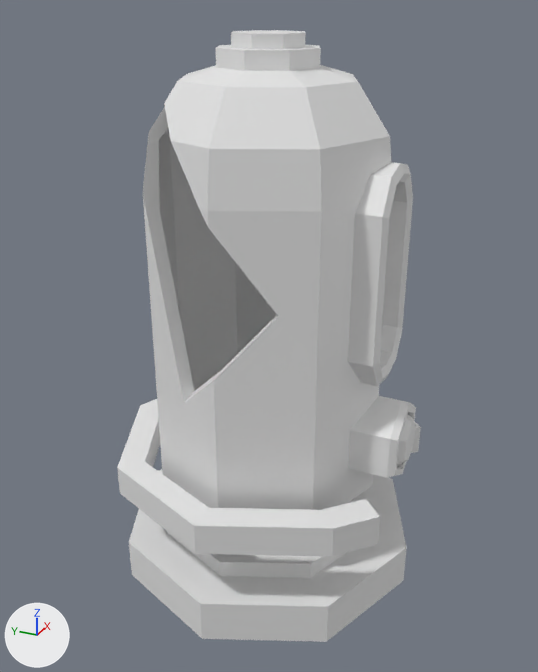
The FBX model Assets/Project/Visuals/Models/DestroyerObjects/qubix_props_animation_battery_Vedin_001.fbx, before and after one commit.
The view is the same before and after, from a camera (50 mm lens) standing at (-1.065, -0.48, 0.973) and looking at (-0.006, -0.003, 0.444). Arrows for +X, +Y and +Z are at lower left; the lights stay in place. Where no turn or scale is listed for an object, it has been applied to the vertices.

The first picture shows 'battery', 'battery_6', 'battery_7', 'battery_8', 'battery_fracturepart1_1', 'battery_fracturepart3', 'battery_fracturepart4', 'battery_fracturepart5', 'battery_fracturepart7'.
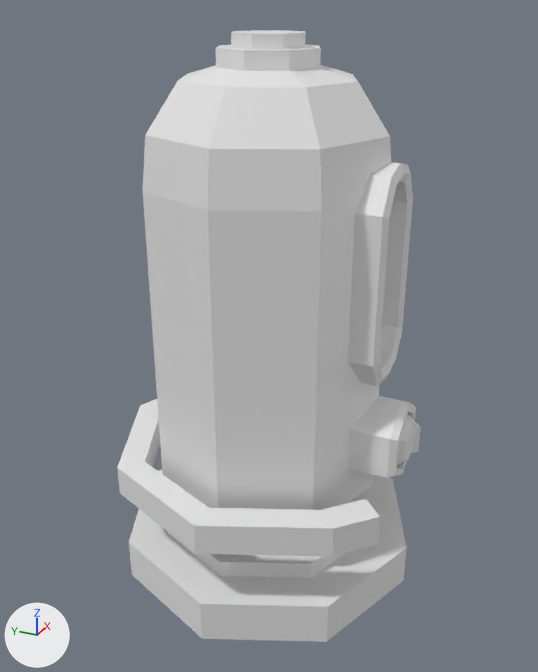
Location of each change, [x1, y1, x2, y2] in pixels of the pictures (538 x 672 px):
'battery_fracturepart2', shown
    after: [142, 104, 278, 403]
'battery_fracturepart5', unchanged, covered by the edit
    before: [143, 72, 261, 430]
    after: [143, 72, 192, 430]
'battery_fracturepart7', unchanged, covered by the edit
    before: [159, 295, 351, 505]
    after: [159, 421, 351, 505]

What changed in the scene script:
```text
Change ob_battery_fracturepart2:
    remove ob_battery_fracturepart2.hide_viewport = True
```
